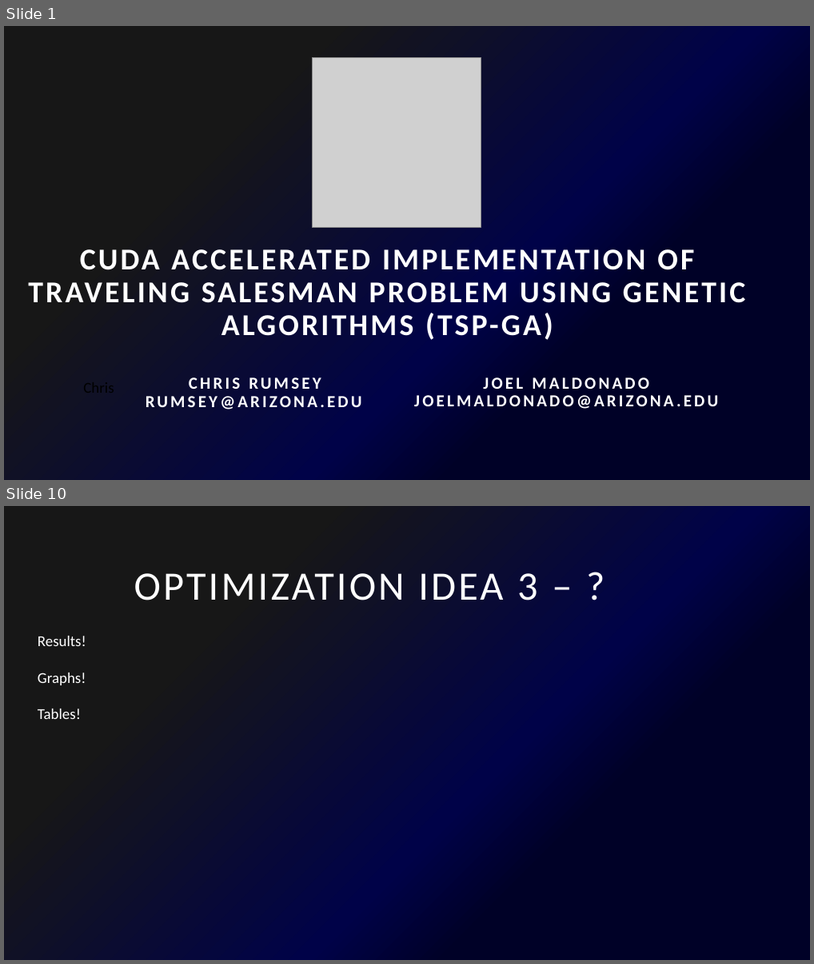
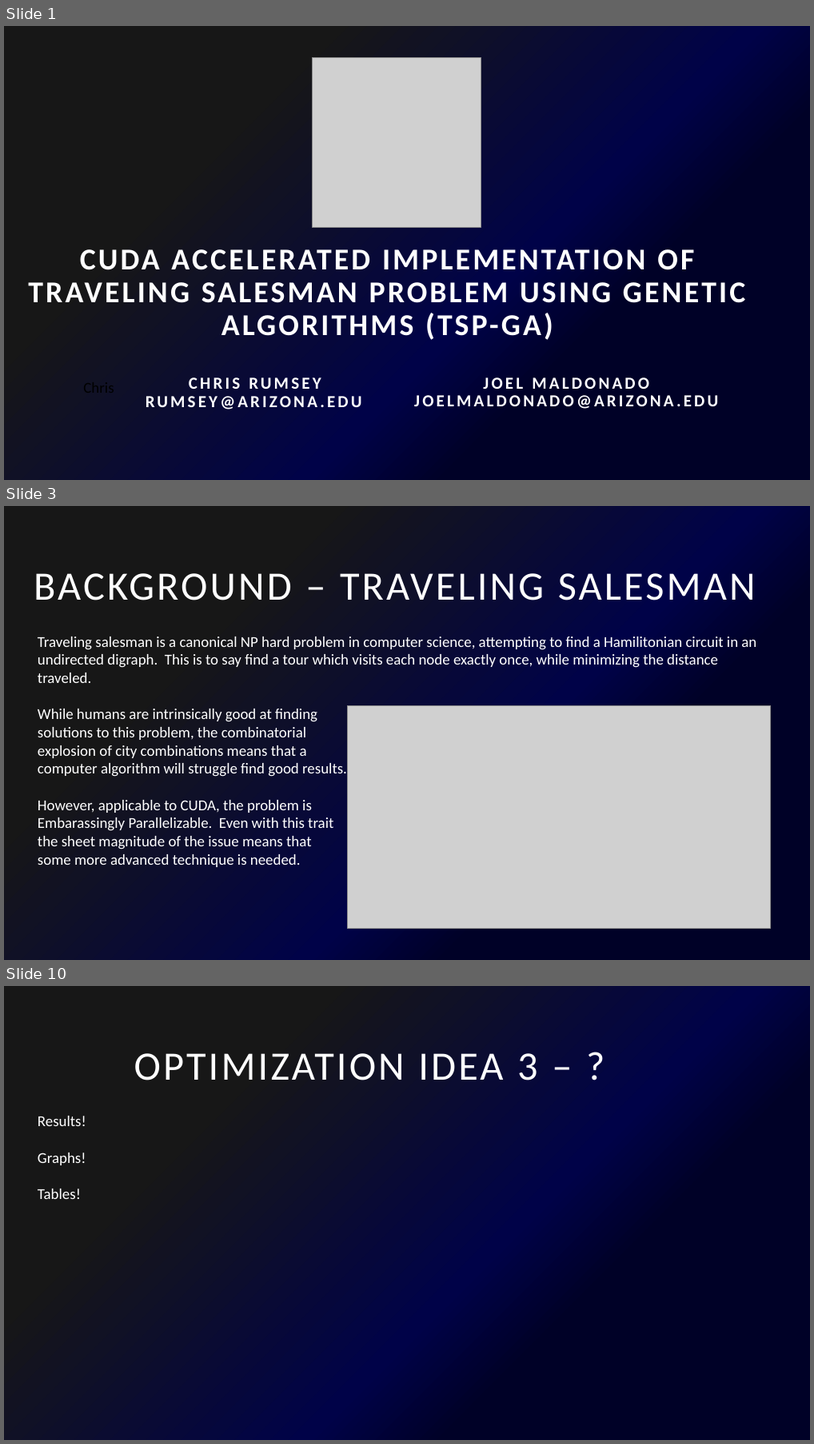
Before and after one commit to CuteLoop/Traveling-salesman-GPU, a slide deck: Cuda Accelerated implementation of Traveling Salesman Problem using.pptx. Shown one above the other, each under a label of ours: slides 1 and 10 before the commit, slides 1, 3 and 10 after it; the slides between them are not shown. The pictures are 814x964 and 814x1444 pixels, drawn with LibreOffice and Linux fonts; fonts in the diff are those of the drawing; grey boxes stand for pictures. Boxes give left, top, right and bottom in pixels: in the first picture for what was removed or moved away, otherwise in the second. Text is boxed around its words. In the diff, an @@ line names an element or a change of style, - is before the commit and + after.

```diff
--- a/Cuda Accelerated implementation of Traveling Salesman Problem using.pptx
+++ b/Cuda Accelerated implementation of Traveling Salesman Problem using.pptx
@@ slide 3 added at <box>4,506,810,960</box>, background gradient #000127 to #000248 to #171717 @@
@@ title added at <box>34,573,756,600</box>, 48 pt, text #FFFFFF @@
+BACKGROUND – TRAVELING SALESMAN
@@ text added at <box>38,636,757,867</box>, 18 pt, text #FFFFFF @@
+Traveling salesman is a canonical NP hard problem in computer science, attempting to find a Hamilitonian circuit in an undirected digraph. This is to say find a tour which visits each node exactly once, while minimizing the distance traveled.
+While humans are intrinsically good at finding
+solutions to this problem, the combinatorial
+explosion of city combinations means that a
+computer algorithm will struggle find good results.
+However, applicable to CUDA, the problem is
+Embarassingly Parallelizable. Even with this trait
+the sheet magnitude of the issue means that
+some more advanced technique is needed.
@@ picture added at <box>348,705,771,928</box> @@
```
Also in this commit, not shown: 3 slides changed, 5 other slides added, 6 slides removed, 2 other files.
